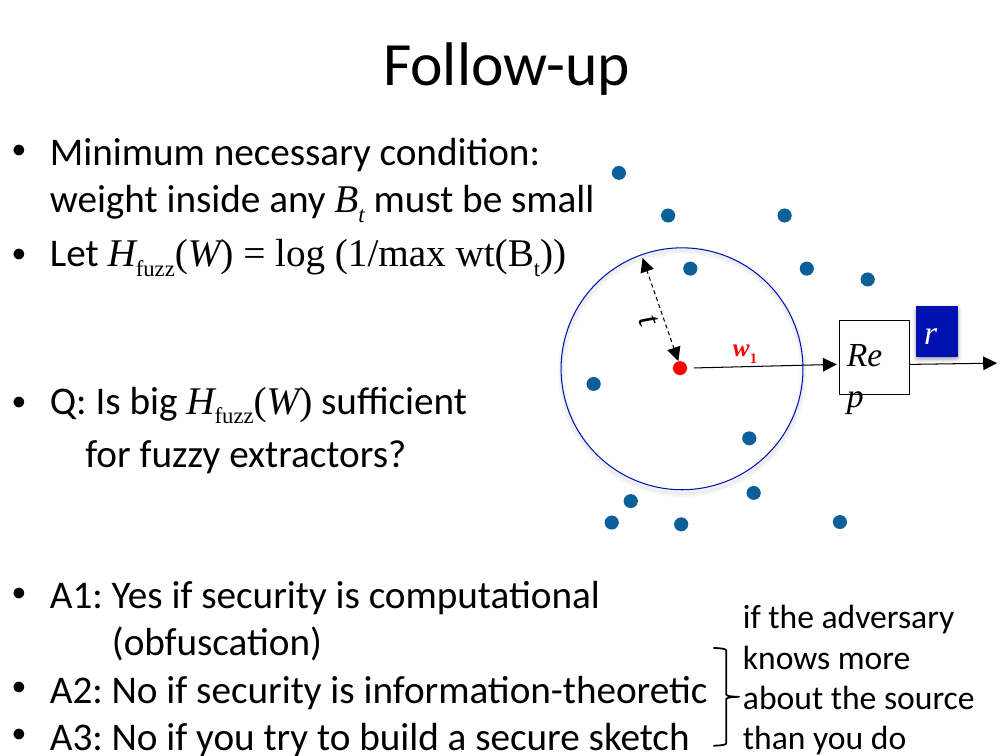
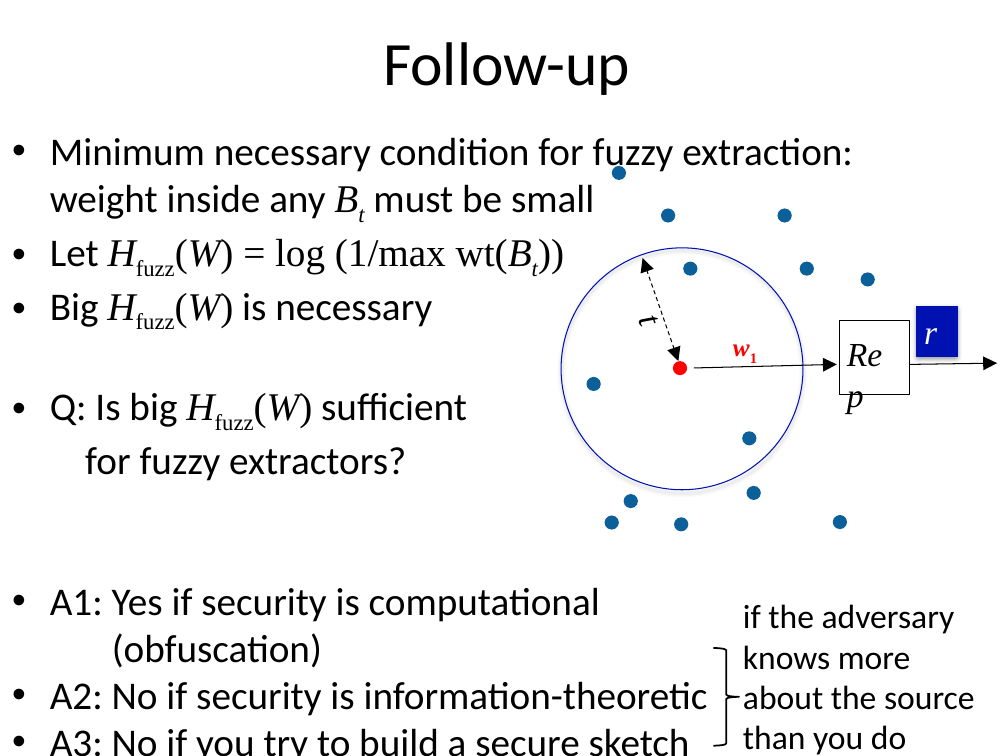
Before and after one commit to xianruimeng/comp-fuzzy-ext, a slide deck: slide 29 of constantRate/MoreErrorsThanEntropy-Allerton.pptx. Drawn at 1008x756 pixels with LibreOffice and Linux fonts; fonts in the diff are those of the drawing. Boxes give left, top, right and bottom in pixels: in the first picture for what was removed or moved away, otherwise in the second. Text is boxed around its words. In the diff, an @@ line names an element or a change of style, - is before the commit and + after.

Commit message:
minor edits

```diff
--- a/constantRate/MoreErrorsThanEntropy-Allerton.pptx
+++ b/constantRate/MoreErrorsThanEntropy-Allerton.pptx
@@ text at (50, 137, 853, 219): text changed @@
-• Minimum necessary condition:
-  weight inside any Bt must be small
+• Minimum necessary condition for fuzzy extraction:
+  weight inside any Bt must be small
@@ text at (50, 238, 532, 274): italic on in "wt(Bt))" @@
@@ text at (50, 293, 432, 327): paragraph added @@
+• Big Hfuzz(W) is necessary
```
Also in this commit, not shown: 9 other slides changed.
